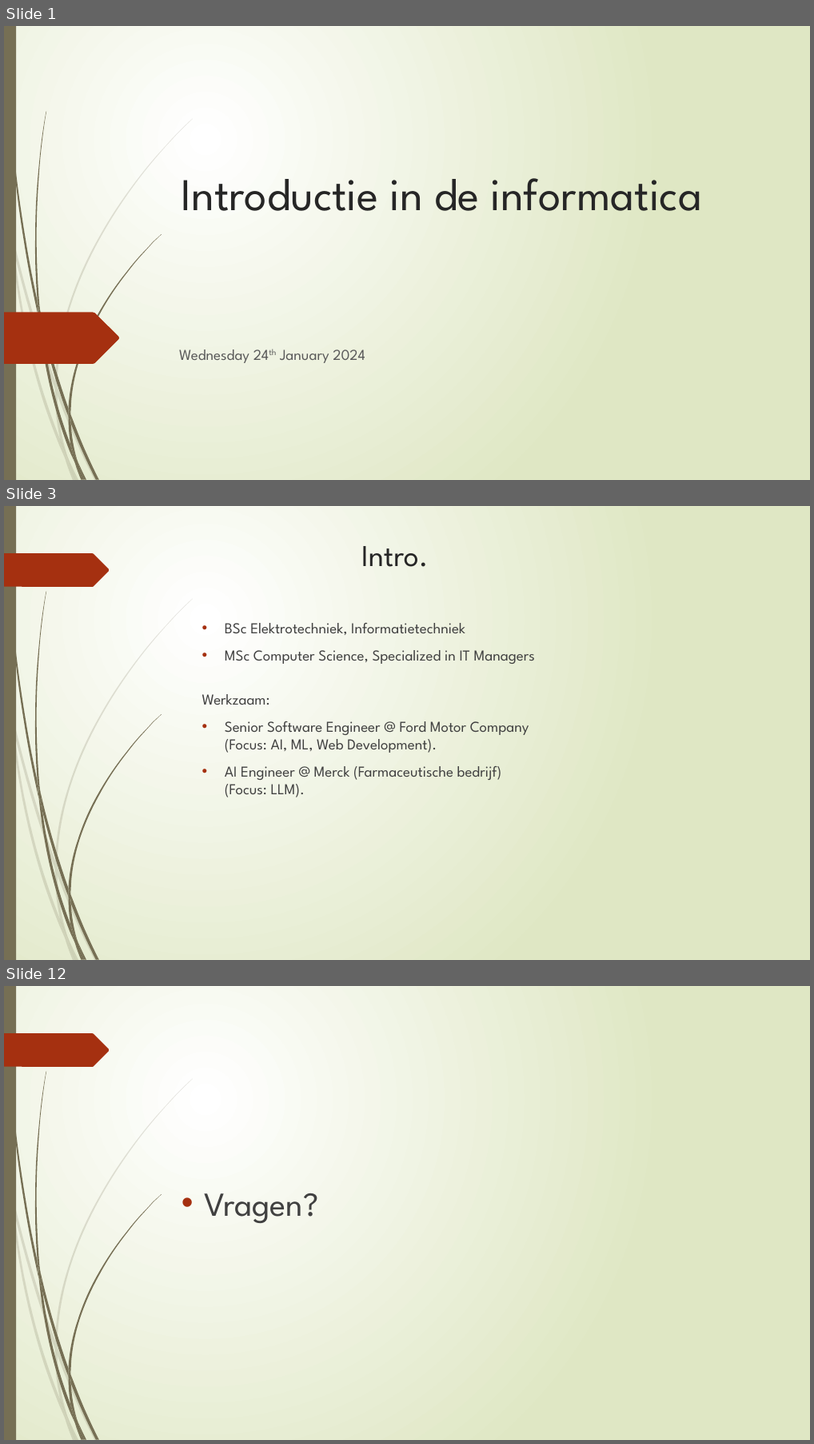
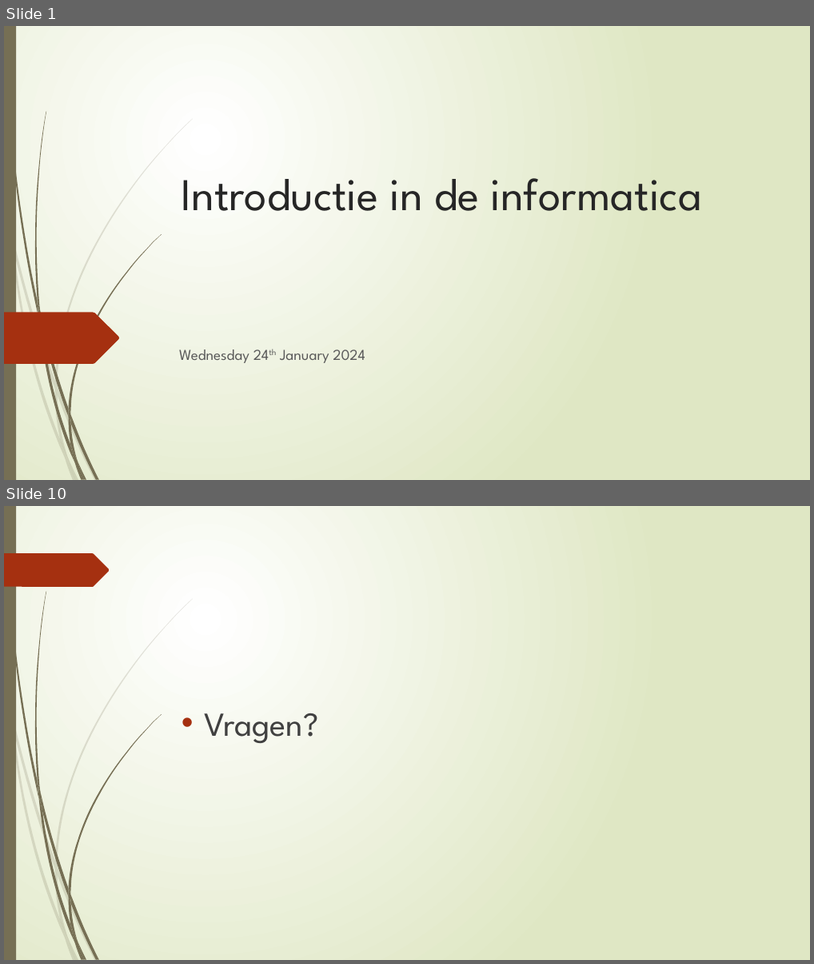
Before and after one commit to widjesh/Inleiding-in-de-Informatica, a slide deck: slides/24th Jan 2024.pptx. Shown one above the other, each under a label of ours: slides 1, 3 and 12 before the commit, slides 1 and 10 after it; the slides between them are not shown. The pictures are 814x1444 and 814x964 pixels, drawn with LibreOffice and Linux fonts; fonts in the diff are those of the drawing. Boxes give left, top, right and bottom in pixels: in the first picture for what was removed or moved away, otherwise in the second. Text is boxed around its words. In the diff, an @@ line names an element or a change of style, - is before the commit and + after.

```diff
--- a/slides/24th Jan 2024.pptx
+++ b/slides/24th Jan 2024.pptx
@@ slide 3 removed at bbox=[4, 506, 810, 960], background gradient #FFFFFF to #DFE8C4; not listed: 24 template elements that a slide beside it also shows @@
@@ title removed at bbox=[362, 546, 428, 567] @@
-Intro.
@@ text removed at bbox=[202, 623, 535, 797] @@
-• BSc Elektrotechniek, Informatietechniek
-• MSc Computer Science, Specialized in IT Managers
-Werkzaam:
-• Senior Software Engineer @ Ford Motor Company
-  (Focus: AI, ML, Web Development).
-• AI Engineer @ Merck (Farmaceutische bedrijf)
-  (Focus: LLM).
@@ what was slide 12 is now slide 10 @@
```
Also in this commit, not shown: 8 slides added, 9 other slides removed.
